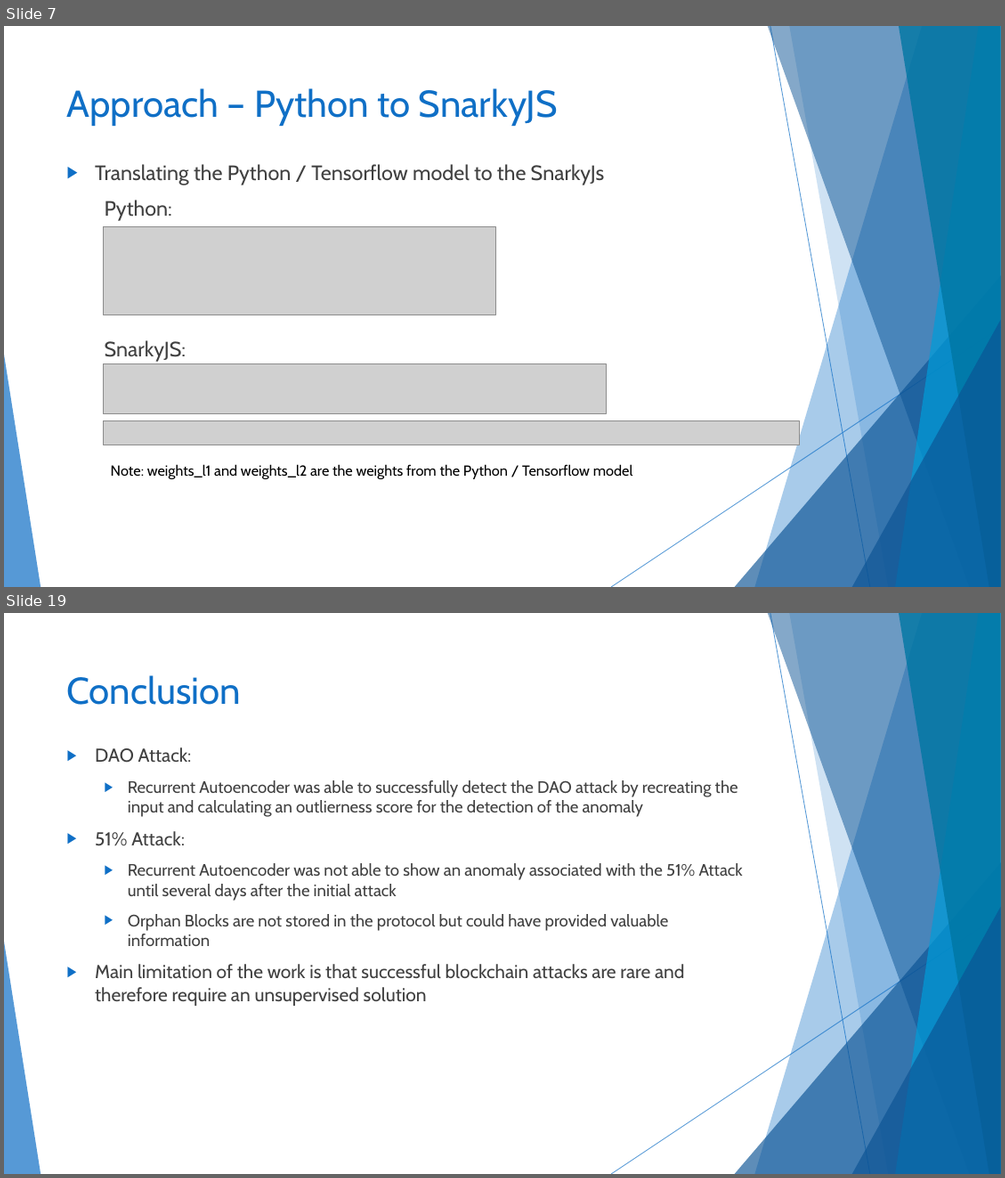
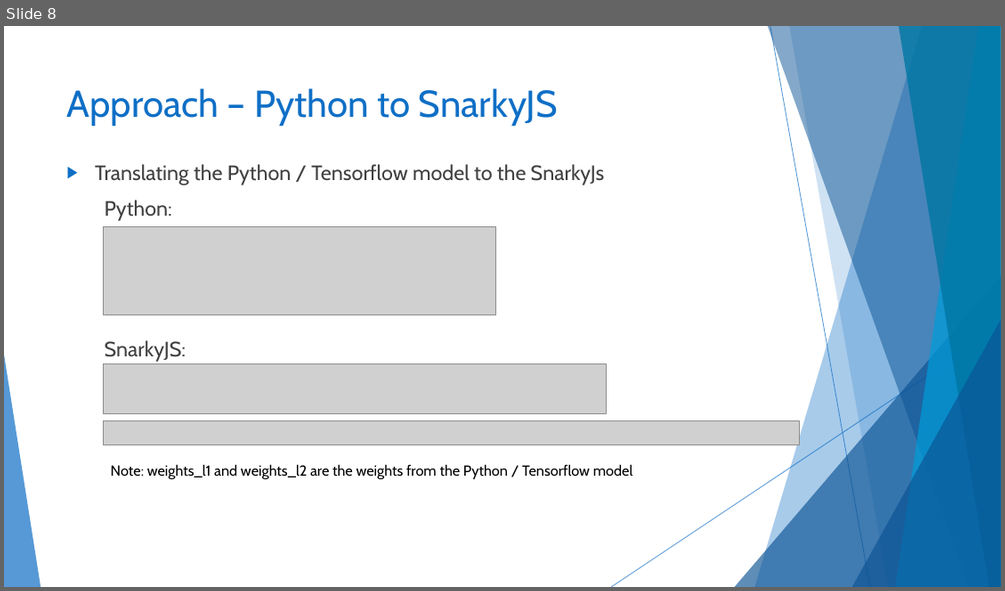
Before and after one commit to gordonfreemanfree/SnarkyNet-MNIST-Digits, a slide deck: Makalfo_Deep_Neural_Network.pptx. Shown one above the other, each under a label of ours: slides 7 and 19 before the commit, slide 8 after it; the slides between them are not shown. The pictures are 1005x1178 and 1005x591 pixels, drawn with LibreOffice and Linux fonts; fonts in the diff are those of the drawing; grey boxes stand for pictures. Boxes give left, top, right and bottom in pixels: in the first picture for what was removed or moved away, otherwise in the second. Text is boxed around its words. In the diff, an @@ line names an element or a change of style, - is before the commit and + after.

```diff
--- a/Makalfo_Deep_Neural_Network.pptx
+++ b/Makalfo_Deep_Neural_Network.pptx
@@ slide 19 removed at [4, 613, 1001, 1174], background #FFFFFF; not listed: 10 template elements that a slide beside it also shows @@
@@ title removed at [67, 675, 242, 705] @@
-Conclusion
@@ text removed at [95, 747, 743, 1005] @@
-▶ DAO Attack:
-  ▶ Recurrent Autoencoder was able to successfully detect the DAO attack by recreating the input and calculating an outlierness score for the detection of the anomaly
-▶ 51% Attack:
-  ▶ Recurrent Autoencoder was not able to show an anomaly associated with the 51% Attack until several days after the initial attack
-  ▶ Orphan Blocks are not stored in the protocol but could have provided valuable information
-▶ Main limitation of the work is that successful blockchain attacks are rare and therefore require an unsupervised solution
@@ what was slide 7 is now slide 8 @@
```
Also in this commit, not shown: 1 slide changed, 9 slides added, 14 other slides removed.
